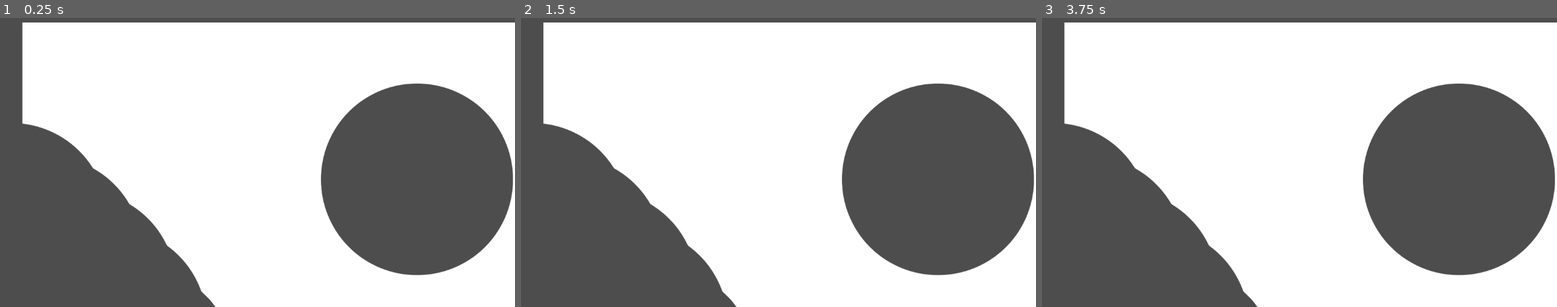
Above: before the commit, frames 1-3 (left to right).
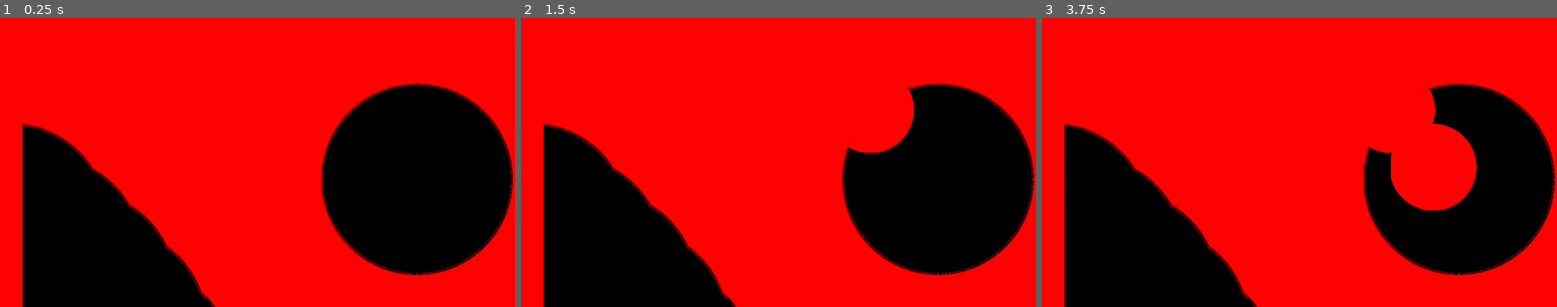
Above: after the commit, the same moments.

Repository: Do-Good-Games/MaskGameTest
Game: Godot game, scene res://Ian Folder/test_world.tscn
Same seed, same stepped clock (60 frames per second), same inputs: the game is played once before the commit and once after it. This scene is started directly instead of the project's main scene. The engine's default icon, where the game draws it, is replaced by a stand-in: a white triangle on a blue panel in a dark square.
Inputs (mouse positions are in pixels of both pictures, inside the frame that each line leads up to):
- Up to frame 1 (0.25 s): no input
- Up to frame 2 (1.5 s): tap Enter at 0.5 s; move the mouse to (891, 148) at 0.52 s; press the mouse at (891, 148) at 0.53 s; hold D (right) 0.53-1.28 s; tap Space at 1.25 s; move the mouse to (675, 176) at 1.27 s; release the mouse at (675, 176) at 1.28 s; hold S (down) from 1.28 s (still down); click (675, 176) at 1.35 s
- Up to frame 3 (3.75 s): tap Enter at 2, 3.5 s; move the mouse to (1351, 98) at 2.02 s; release S (down) at 2.03 s; press the mouse at (1351, 98) at 2.03 s; hold D (right) 2.03-2.78 s; tap Space at 2.75 s; move the mouse to (1273, 220) at 2.77 s; release the mouse at (1273, 220) at 2.78 s; hold W (up) 2.78-3.53 s; click (1273, 220) at 2.85 s; move the mouse to (1454, 205) at 3.52 s; press the mouse at (1454, 205) at 3.53 s; hold A (left) from 3.53 s (still down)

The runs differ from the first frame. In frame 1, 100% of the frame differs, in the area x 0-100%, y 0-100%; in frame 2, 100%; in frame 3, 100%.

Commit message:
start example world

Diff:
--- /dev/null
+++ b/Ian Folder/brush.tres
@@ -0,0 +1,13 @@
+[gd_resource type="GradientTexture2D" format=3 uid="uid://dvf21l451imlf"]
+
+[sub_resource type="Gradient" id="Gradient_qmcy3"]
+offsets = PackedFloat32Array(0, 0.76724136, 1)
+colors = PackedColorArray(1, 1, 1, 1, 1, 1, 1, 1, 1, 1, 1, 0)
+
+[resource]
+gradient = SubResource("Gradient_qmcy3")
+width = 200
+height = 200
+fill = 1
+fill_from = Vector2(0.4722222, 0.517094)
+fill_to = Vector2(0.80982906, 0.16239317)
--- a/Ian Folder/layer.tscn
+++ b/Ian Folder/layer.tscn
@@ -3,15 +3,22 @@
 [ext_resource type="Texture2D" uid="uid://bwgq1lmjusrgc" path="res://test_mask_alpha.png" id="1_vm0sn"]
 [ext_resource type="Script" uid="uid://bxui4dd18e7gy" path="res://mask_collision.gd" id="2_gui4o"]
 [ext_resource type="Script" uid="uid://dklvrnohgflnj" path="res://Ian Folder/layer_mask.gd" id="3_gui4o"]
+[ext_resource type="Texture2D" uid="uid://dk4dlumhs07ha" path="res://Ian Folder/red.png" id="4_k3wos"]
+
+[sub_resource type="CanvasItemMaterial" id="CanvasItemMaterial_k3wos"]
+blend_mode = 3
 
 [node name="Layer" type="StaticBody2D" unique_id=807261236]
 script = ExtResource("2_gui4o")
 
 [node name="LayerMask" type="Sprite2D" parent="." unique_id=1379613557]
+z_index = 1
+material = SubResource("CanvasItemMaterial_k3wos")
 texture = ExtResource("1_vm0sn")
 script = ExtResource("3_gui4o")
 
 [node name="LayerArea" type="Area2D" parent="." unique_id=1061474882]
+visible = false
 
 [node name="UnmaskedGeometry" type="StaticBody2D" parent="." unique_id=2019776830]
 collision_layer = 0
@@ -24,3 +31,9 @@
 position = Vector2(-1835.0001, -595)
 scale = Vector2(1.8399987, 1)
 polygon = PackedVector2Array(538, 33, 549, 462, 981, 426, 1053, -14)
+
+[node name="LayerVisual" type="Sprite2D" parent="." unique_id=1234380076]
+scale = Vector2(27.399996, 27.399996)
+texture = ExtResource("4_k3wos")
+
+[connection signal="img_updated" from="LayerMask" to="." method="_on_layer_mask_img_updated"]
--- a/Ian Folder/layer_mask.gd
+++ b/Ian Folder/layer_mask.gd
@@ -1,10 +1,15 @@
-extends Sprite2D
+class_name LayerMask extends Sprite2D
 
 
+signal img_updated(updated_region: Rect2)
+
 var img: Image
+var image_texture: ImageTexture
 
 func _ready() -> void:
 	img = texture.get_image()
+	image_texture = ImageTexture.create_from_image(img)
+	texture = image_texture
 
 
 #func _update_texture() -> void:
@@ -13,4 +18,9 @@
 
 func paint_texture(brush_texture: Texture2D, brush_position: Vector2) -> void:
 	var brush := brush_texture.get_image()
-	img.blend_rect(brush, brush.get_used_rect(), brush_position - brush.get_used_rect().size/2.0)
+	img.blend_rect(brush, brush.get_used_rect(), brush_position - brush.get_used_rect().size * 1.0)
+	img_updated.emit(Rect2(
+		brush_position - brush.get_used_rect().size/2.0,
+		brush.get_used_rect().size
+	))
+	image_texture.update(img)
--- a/Ian Folder/test_world.tscn
+++ b/Ian Folder/test_world.tscn
@@ -1,8 +1,32 @@
 [gd_scene format=3 uid="uid://bseoqe15ia0bb"]
 
 [ext_resource type="PackedScene" uid="uid://bym1nxtie4254" path="res://Ian Folder/layer.tscn" id="1_1hawf"]
+[ext_resource type="Texture2D" uid="uid://dvf21l451imlf" path="res://Ian Folder/brush.tres" id="1_e4dru"]
+[ext_resource type="PackedScene" uid="uid://f0giku20phl1" path="res://BobbyFolder/BobbyCollectable.tscn" id="2_icfwp"]
+[ext_resource type="PackedScene" uid="uid://b2aodyxg1wr0g" path="res://BobbyFolder/bobby_character.tscn" id="3_e4dru"]
+
+[sub_resource type="GDScript" id="GDScript_xny3m"]
+resource_name = "test_script"
+script/source = "extends Node2D
+
+@export var brush_texture: GradientTexture2D
+
+
+func _input(event: InputEvent) -> void:
+	if event is InputEventMouseButton:
+		$Layer.layer_mask.paint_texture(brush_texture, get_local_mouse_position())
+"
 
 [node name="TestWorld" type="Node2D" unique_id=1058061648]
+script = SubResource("GDScript_xny3m")
+brush_texture = ExtResource("1_e4dru")
 
 [node name="Layer" parent="." unique_id=807261236 instance=ExtResource("1_1hawf")]
 position = Vector2(1100, 760)
+rect_size = Vector2(1000, 1000)
+
+[node name="BobbyCollectable" parent="." unique_id=2115636220 instance=ExtResource("2_icfwp")]
+position = Vector2(299, 752)
+
+[node name="BobbyCharacter" parent="." unique_id=1423288883 instance=ExtResource("3_e4dru")]
+position = Vector2(579, 1204)
--- a/mask_collision.gd
+++ b/mask_collision.gd
@@ -1,6 +1,6 @@
 # Adapted from https://www.youtube.com/watch?v=Btk8IzhvaDo
 
-extends StaticBody2D
+class_name Layer extends StaticBody2D
 
 @export var epsilon := 10.0
 @export var body: StaticBody2D
@@ -25,6 +25,7 @@
 	_register_collision_polygons(unmasked_geometry)
 
 	generate_collision(bitmap)
+
 
 func generate_collision(bitmap: BitMap) -> void:
 	for x_index: int in ceil(layer_mask.texture.get_size().x / rect_size.x):
@@ -55,13 +56,16 @@
 					new_pos -= bitmap.get_size() / 2.0
 				adjusted_poly.append(new_pos)
 
-			var bitmap_collision_polygon := CollisionPolygon2D.new()
-			bitmap_collision_polygon.polygon = adjusted_poly
-			layer_area.add_child(bitmap_collision_polygon)
+			#var bitmap_collision_polygon := CollisionPolygon2D.new()
+			#bitmap_collision_polygon.polygon = adjusted_poly
+			#layer_area.add_child(bitmap_collision_polygon)
 
 			var adjusted_level_polygon: PackedVector2Array = []
 			for point in level_polygon:
-				adjusted_level_polygon.append(level_collision_polygon.to_global(point))
+				var new_pos := level_collision_polygon.to_global(point)
+				if layer_mask.centered:
+					new_pos -= bitmap.get_size() / 2.0
+				adjusted_level_polygon.append(new_pos)
 
 			var intersected_polygons := Geometry2D.intersect_polygons(adjusted_poly, adjusted_level_polygon)
 
@@ -80,3 +84,10 @@
 			polygons.append(child)
 	level_collision_polygons = polygons
 	return polygons
+
+
+
+func _on_layer_mask_img_updated(updated_region: Rect2) -> void:
+	var bitmap := BitMap.new()
+	bitmap.create_from_image_alpha(layer_mask.texture.get_image())
+	generate_collision(bitmap)
--- a/testLevel.tscn
+++ b/testLevel.tscn
@@ -2,18 +2,12 @@
 
 [ext_resource type="PackedScene" uid="uid://b2aodyxg1wr0g" path="res://BobbyFolder/bobby_character.tscn" id="1_8a0p6"]
 [ext_resource type="PackedScene" uid="uid://f0giku20phl1" path="res://BobbyFolder/BobbyCollectable.tscn" id="2_vgrmv"]
-[ext_resource type="PackedScene" uid="uid://bym1nxtie4254" path="res://Ian Folder/layer.tscn" id="3_aldhi"]
 
 [node name="Node2D" type="Node2D" unique_id=648198681]
 position = Vector2(-2, 0)
 
 [node name="BobbyCharacter" parent="." unique_id=1423288883 instance=ExtResource("1_8a0p6")]
-position = Vector2(65, 321)
+position = Vector2(461, 347)
 
 [node name="BobbyCollectable" parent="." unique_id=2115636220 instance=ExtResource("2_vgrmv")]
 position = Vector2(74, 478)
-
-[node name="Layer" parent="." unique_id=807261236 instance=ExtResource("3_aldhi")]
-z_index = -1
-position = Vector2(593, 345)
-scale = Vector2(0.69015795, 0.69015795)
Binary file added: Ian Folder/blue.png
Not shown, added: Ian Folder/blue.png.import
Binary file added: Ian Folder/green.png
Not shown, added: Ian Folder/green.png.import
Binary file added: Ian Folder/red.png
Not shown, added: Ian Folder/red.png.import
